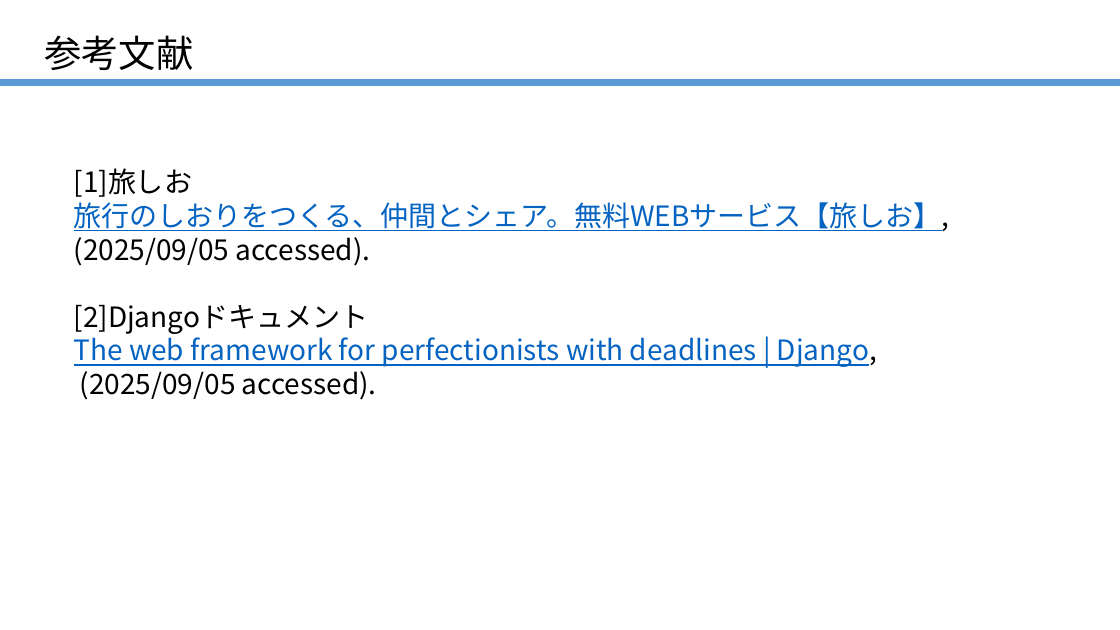
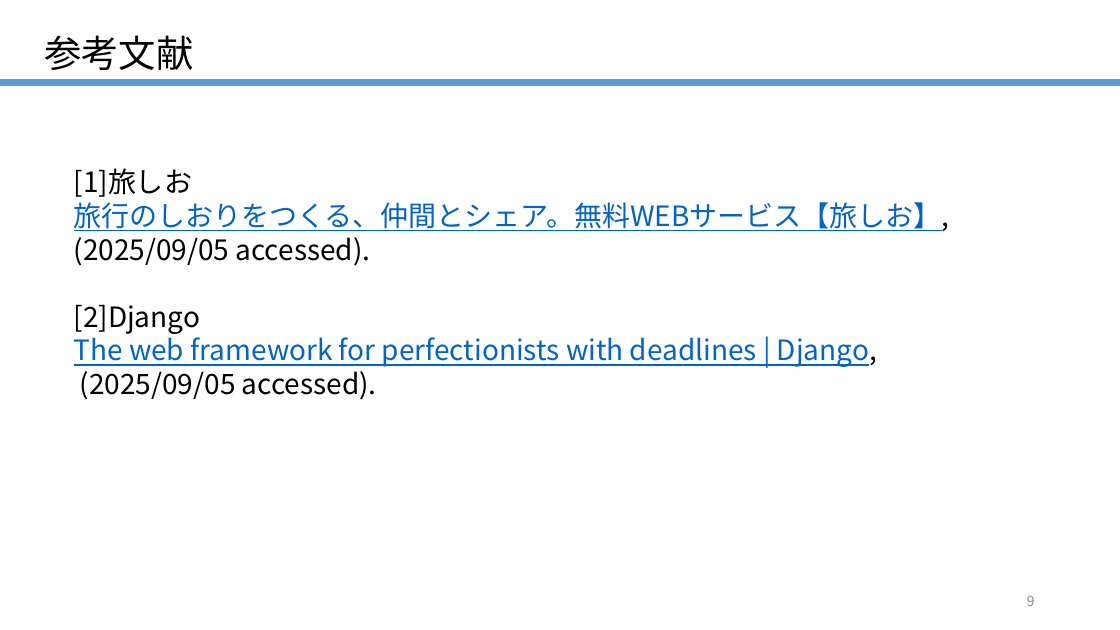
Before and after one commit to Kanon-Yamamoto/my_work_space, a slide deck: slide 9 of handout/kanon.pptx. Drawn at 1120x630 pixels with LibreOffice and Linux fonts; fonts in the diff are those of the drawing. Boxes give left, top, right and bottom in pixels: in the first picture for what was removed or moved away, otherwise in the second. Text is boxed around its words. In the diff, an @@ line names an element or a change of style, - is before the commit and + after.

```diff
--- a/handout/kanon.pptx
+++ b/handout/kanon.pptx
@@ text at [74,304,201,334]: text changed @@
-[2]Djangoドキュメント
+[2]Django
@@ page number added at [1027,595,1035,606], 12 pt, text #8C8C8C @@
+9
```
Also in this commit, not shown: 8 other slides changed, 6 other files.
